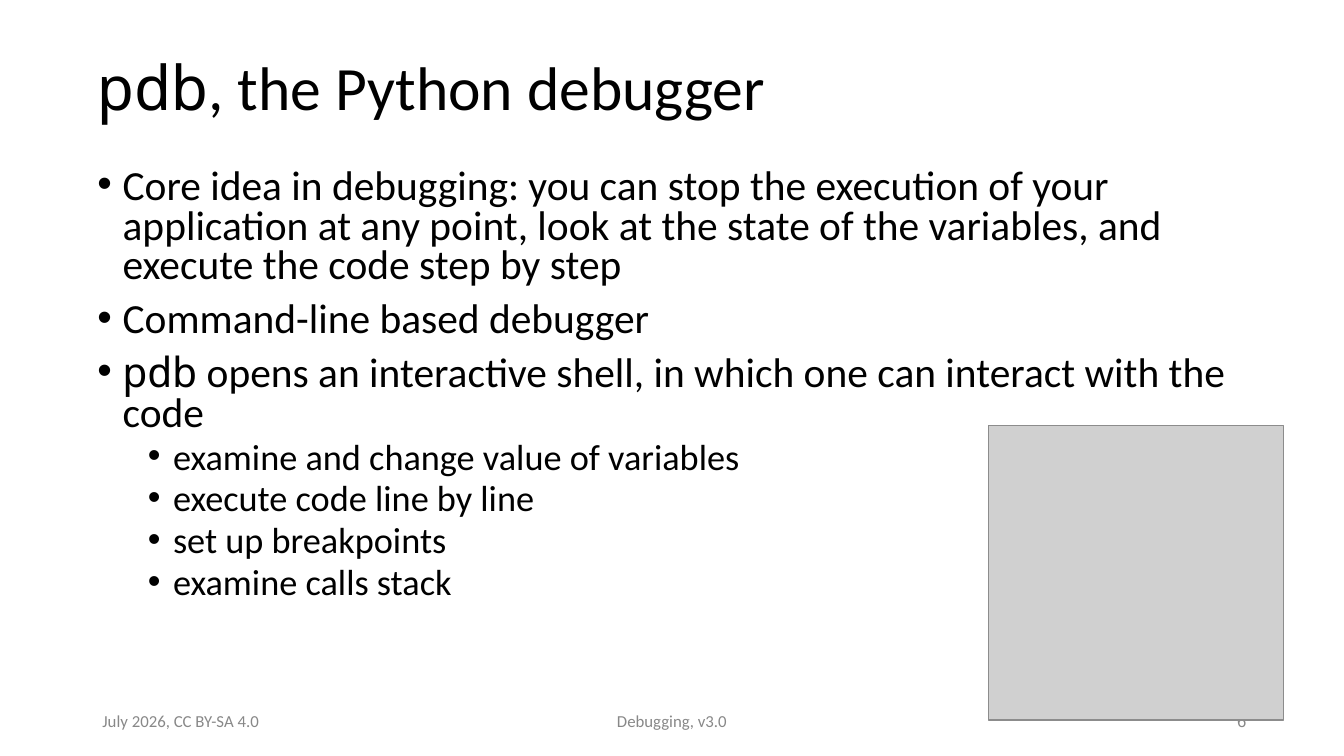
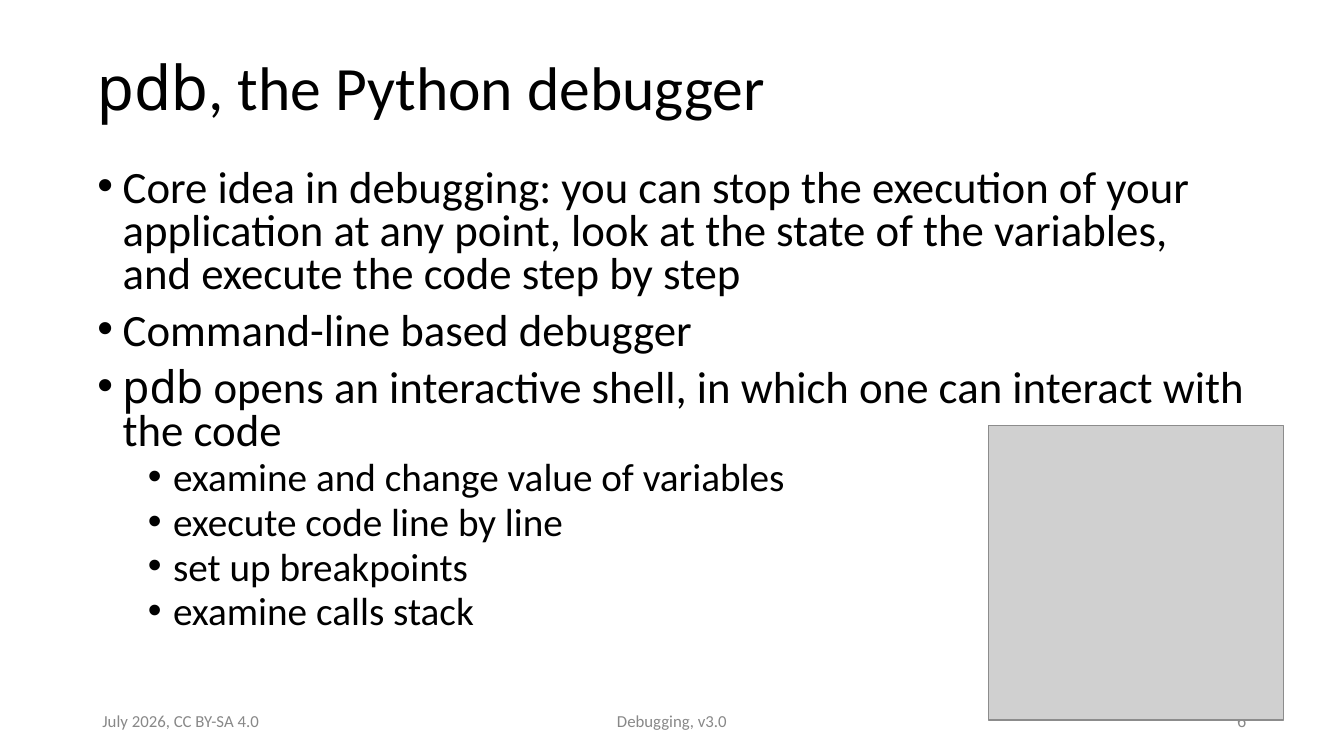
Before and after one commit to ASPP/testing_debugging_profiling, a slide deck: slide 6 of debugging.pptx. Drawn at 1344x756 pixels with LibreOffice and Linux fonts; fonts in the diff are those of the drawing; grey boxes stand for pictures. Boxes give left, top, right and bottom in pixels: in the first picture for what was removed or moved away, otherwise in the second. Text is boxed around its words. In the diff, an @@ line names an element or a change of style, - is before the commit and + after.

Commit message:
state from 2026 Mexico

```diff
--- a/debugging.pptx
+++ b/debugging.pptx
@@ text "Core idea in debugging: you ..." at <box>123,172,1244,626</box>: size 29.6 to 32 pt in "Core idea in debugging: you can stop ...", "Command-line based debugger", "pdb opens an interactive shell, in which ..."; size 25.9 to 28 pt in "examine and change value of variables", "execute code line by line", "set up breakpoints", "examine calls stack" @@
```
Also in this commit, not shown: 4 slides added, 14 other files.
